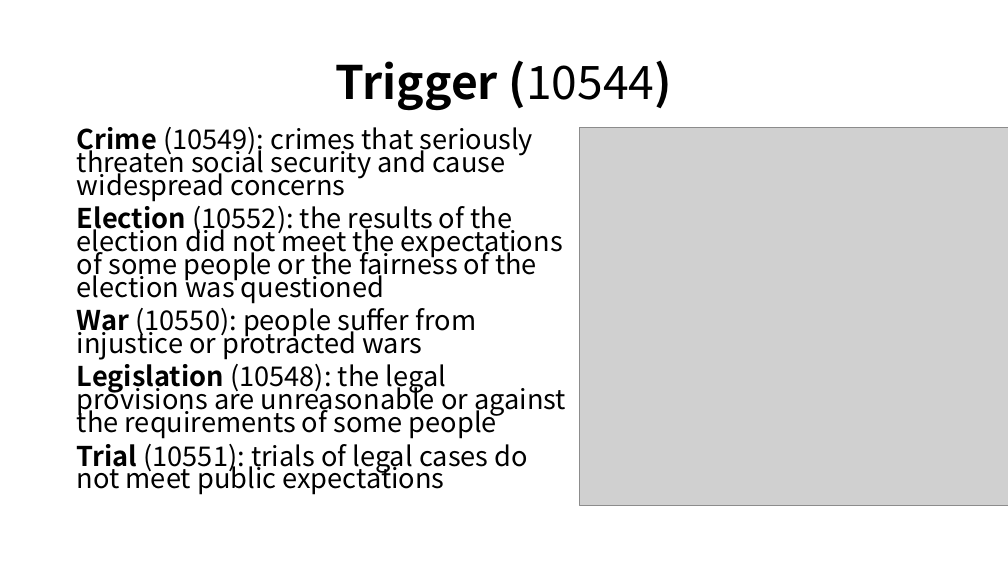
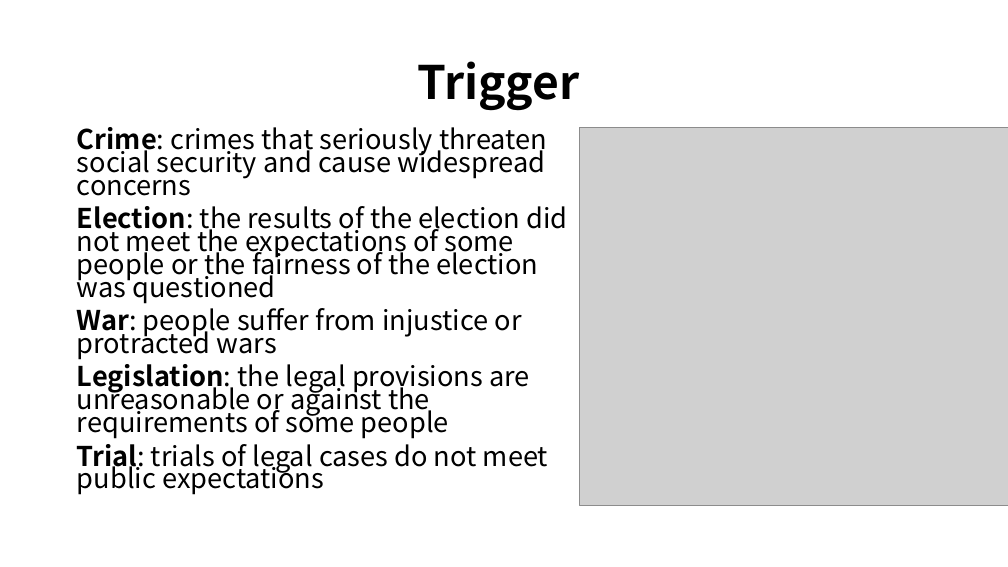
Before and after one commit to RESIN-KAIROS/schemalib, a slide deck: slide 3 of hrf/civil_unrest.pptx. Drawn at 1008x567 pixels with LibreOffice and Linux fonts; fonts in the diff are those of the drawing; grey boxes stand for pictures. Boxes give left, top, right and bottom in pixels: in the first picture for what was removed or moved away, otherwise in the second. Text is boxed around its words. In the diff, an @@ line names an element or a change of style, - is before the commit and + after.

```diff
--- a/hrf/civil_unrest.pptx
+++ b/hrf/civil_unrest.pptx
@@ title at box(418, 61, 580, 111): text changed @@
-Trigger (10544)
+Trigger
@@ text at box(77, 127, 567, 495): text changed @@
-Crime (10549): crimes that seriously threaten social security and cause widespread concerns
-Election (10552): the results of the election did not meet the expectations of some people or the fairness of the election was questioned
-War (10550): people suffer from injustice or protracted wars
-Legislation (10548): the legal provisions are unreasonable or against the requirements of some people
-Trial (10551): trials of legal cases do not meet public expectations
+Crime: crimes that seriously threaten social security and cause widespread concerns
+Election: the results of the election did not meet the expectations of some people or the fairness of the election was questioned
+War: people suffer from injustice or protracted wars
+Legislation: the legal provisions are unreasonable or against the requirements of some people
+Trial: trials of legal cases do not meet public expectations
```
Also in this commit, not shown: 5 other slides changed, 2 other files.
